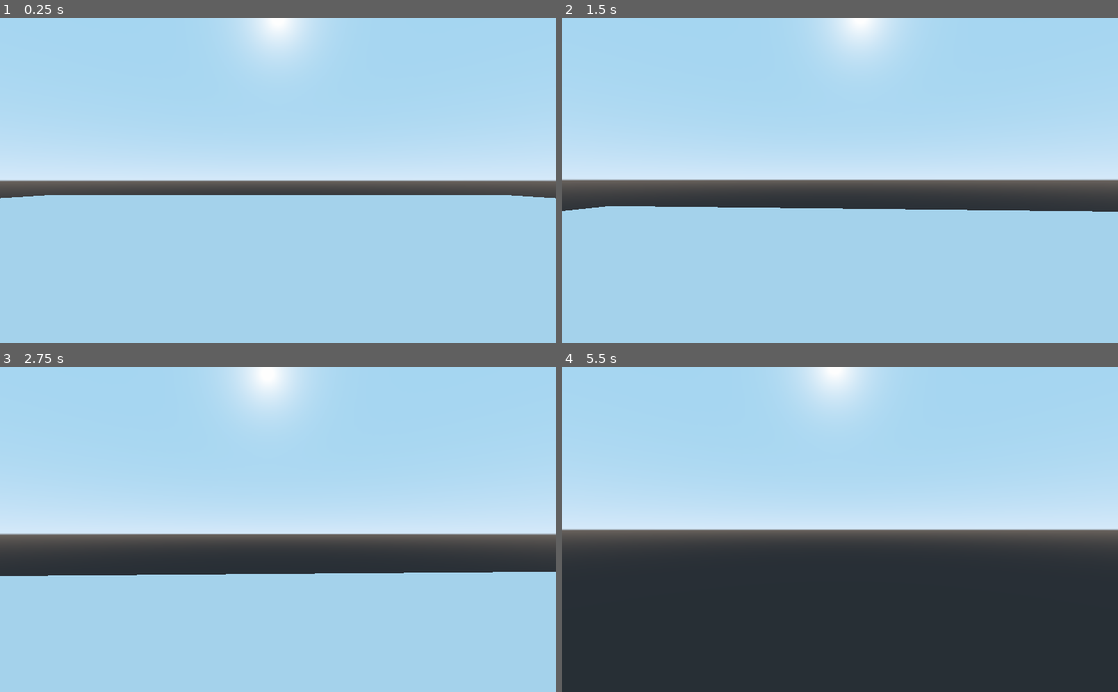
Above: before the commit, frames 1-4 (two rows, left to right).
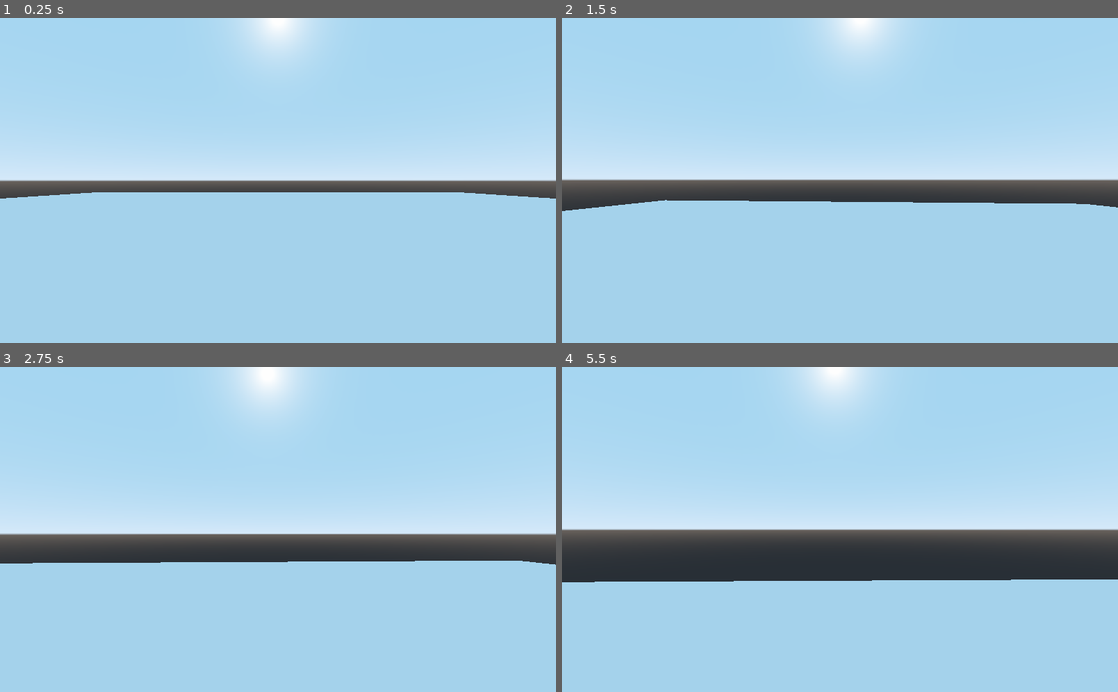
Above: after the commit, the same moments.

Repository: jiisloth/LD50
Game: Godot game, scene res://Main.tscn
Two runs of this game, one before a commit and one after it. Both use one fixed random seed, a clock stepped at 60 frames per second and the inputs below.
Inputs (mouse positions are in pixels of both pictures, inside the frame that each line leads up to):
- Up to frame 1 (0.25 s): no input
- Up to frame 2 (1.5 s): tap Enter at 0.5 s; move the mouse to (867, 180) at 0.52 s; hold W (forward) from 0.53 s (still down); click (867, 180) at 0.67 s; tap Space (jump) at 0.77 s; move the mouse to (812, 180) at 1.27 s
- Up to frame 3 (2.75 s): keep holding W (forward); tap Space (jump) at 1.52, 2 s; move the mouse to (289, 523) at 2.02 s
- Up to frame 4 (5.5 s): keep holding W (forward); move the mouse to (834, 536) at 2.77 s; click (834, 536) at 2.92 s; tap Space (jump) at 3.02, 3.77, 4.52 s; move the mouse to (878, 532) at 3.52 s; move the mouse to (795, 526) at 4.27 s; move the mouse to (845, 529) at 5.02 s; click (845, 529) at 5.17 s

The runs differ from the first frame. In frame 1, 0.6% of the frame differs, in the area x 0-100%, y 53-56%; in frame 2, 1.8%; in frame 3, 3.7%; in frame 4, 34%, in the area x 0-100%, y 65-100%.
Error in both runs: Attempt to call function 'get_collider' in base 'null instance' on a null instance. (res://Player.gd:32)

Commit message:
Add platform, give weight group to cube

Diff:
--- a/Project/Cube.tscn
+++ b/Project/Cube.tscn
@@ -7,7 +7,7 @@
 
 [sub_resource type="BoxShape" id=5]
 
-[node name="Cube" type="RigidBody" groups=["Moveable"]]
+[node name="Cube" type="RigidBody" groups=["Moveable", "Weight"]]
 transform = Transform( 0.85093, 0.428922, -0.303222, -0.525279, 0.694836, -0.491207, 0, 0.577259, 0.816561, -0.00180721, 7.64578, -5.98101 )
 __meta__ = {
 "_edit_group_": true
--- a/Project/Main.tscn
+++ b/Project/Main.tscn
@@ -1,6 +1,9 @@
-[gd_scene load_steps=5 format=2]
+[gd_scene load_steps=11 format=2]
 
 [ext_resource path="res://Player.gd" type="Script" id=1]
+[ext_resource path="res://assets/Materials/platform_material.tres" type="Material" id=2]
+[ext_resource path="res://platform.gd" type="Script" id=3]
+[ext_resource path="res://Cube.tscn" type="PackedScene" id=4]
 
 [sub_resource type="BoxShape" id=1]
 extents = Vector3( 50, 1, 50 )
@@ -11,9 +14,20 @@
 [sub_resource type="CapsuleShape" id=3]
 height = 2.0
 
+[sub_resource type="CubeMesh" id=4]
+
+[sub_resource type="BoxShape" id=5]
+
+[sub_resource type="BoxShape" id=6]
+extents = Vector3( 1, 0.0644596, 1 )
+
 [node name="Spatial" type="Spatial"]
 
 [node name="StaticBody" type="StaticBody" parent="."]
+transform = Transform( 1, 0, 0, 0, 1, 0, 0, 0, 1, 0, -13.771, 0 )
+__meta__ = {
+"_edit_group_": true
+}
 
 [node name="CollisionShape" type="CollisionShape" parent="StaticBody"]
 shape = SubResource( 1 )
@@ -22,9 +36,12 @@
 mesh = SubResource( 2 )
 material/0 = null
 
-[node name="Player" type="KinematicBody" parent="."]
-transform = Transform( 1, 0, 0, 0, 1, 0, 0, 0, 1, 0, 1.73599, 0 )
+[node name="Player" type="KinematicBody" parent="." groups=["Player"]]
+transform = Transform( 1, 0, 0, 0, 1, 0, 0, 0, 1, 0, -11.7882, 13.251 )
 script = ExtResource( 1 )
+__meta__ = {
+"_edit_group_": true
+}
 
 [node name="CollisionShape" type="CollisionShape" parent="Player"]
 transform = Transform( 1, 0, 0, 0, -4.37114e-08, -1, 0, 1, -4.37114e-08, 0, 1.74944, 0 )
@@ -39,3 +56,31 @@
 transform = Transform( 1, 0, 0, 0, 1, 0, 0, 0, 1, 0, -0.301039, 0 )
 enabled = true
 cast_to = Vector3( 0, 1, 0 )
+
+[node name="Platform" type="StaticBody" parent="."]
+transform = Transform( 3, 0, 0, 0, 3.753, 0, 0, 0, 3, 0, 9.68673, 0 )
+script = ExtResource( 3 )
+__meta__ = {
+"_edit_group_": true
+}
+distanceTillSunk = 3.0
+
+[node name="MeshInstance" type="MeshInstance" parent="Platform"]
+mesh = SubResource( 4 )
+material/0 = ExtResource( 2 )
+
+[node name="CollisionShape" type="CollisionShape" parent="Platform"]
+shape = SubResource( 5 )
+
+[node name="Area" type="Area" parent="Platform"]
+transform = Transform( 1, 0, 0, 0, 1, 0, 0, 0, 1, 0, 0.882711, 0 )
+
+[node name="CollisionShape" type="CollisionShape" parent="Platform/Area"]
+transform = Transform( 1, 0, 0, 0, 1, 0, 0, 0, 1, 0, 0.18259, 0 )
+shape = SubResource( 6 )
+
+[node name="Cube" parent="." instance=ExtResource( 4 )]
+transform = Transform( 1, 0, 0, 0, 1, 0, 0, 0, 1, -0.112856, 16.6297, 1.61922 )
+
+[connection signal="body_entered" from="Platform/Area" to="Platform" method="_on_Area_body_entered"]
+[connection signal="body_exited" from="Platform/Area" to="Platform" method="_on_Area_body_exited"]
--- /dev/null
+++ b/Project/assets/Materials/platform_material.tres
@@ -0,0 +1,4 @@
+[gd_resource type="SpatialMaterial" format=2]
+
+[resource]
+albedo_color = Color( 0.811765, 0.192157, 0.192157, 1 )
--- /dev/null
+++ b/Project/platform.gd
@@ -0,0 +1,45 @@
+extends StaticBody
+
+onready var areaCollider = $Area
+var numOfObjects = 0
+var distanceTraveled = 0
+export(float) var verticalVelocity = 1
+export(float) var distanceTillSunk = 10
+
+# Called when the node enters the scene tree for the first time.
+func _ready():
+	pass # Replace with function body.
+
+
+
+# Called every frame. 'delta' is the elapsed time since the previous frame.
+func _process(delta):
+	_move_down(numOfObjects, delta)
+	if _checkIfSunken():
+		_destroy()
+	pass
+
+func _move_down(objectCount, delta):
+	var moveBy = -2 * objectCount * delta
+	translate(Vector3(0, moveBy, 0))
+	distanceTraveled += abs(moveBy)
+	pass
+
+func _checkIfSunken():
+	if distanceTraveled >= distanceTillSunk:
+		return true
+	else:
+		print_debug(distanceTraveled)
+		return false
+
+func _destroy():
+	queue_free()
+
+func _on_Area_body_entered(body):
+	if body.is_in_group("Weight"):
+		numOfObjects += 1
+
+
+func _on_Area_body_exited(body):
+	if body.is_in_group("Weight"):
+		numOfObjects -= 1
